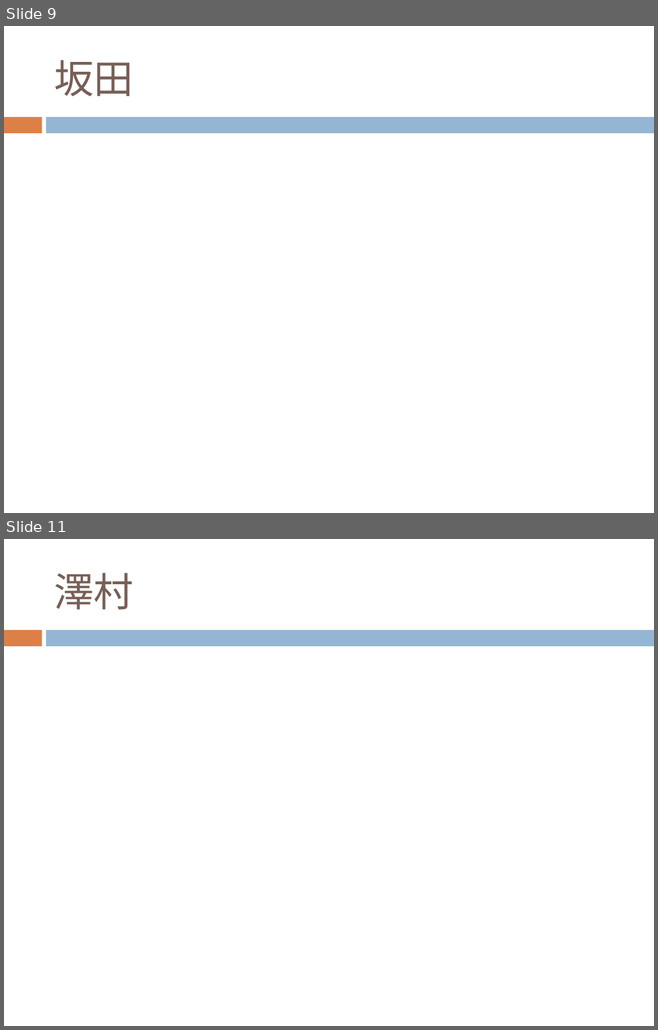
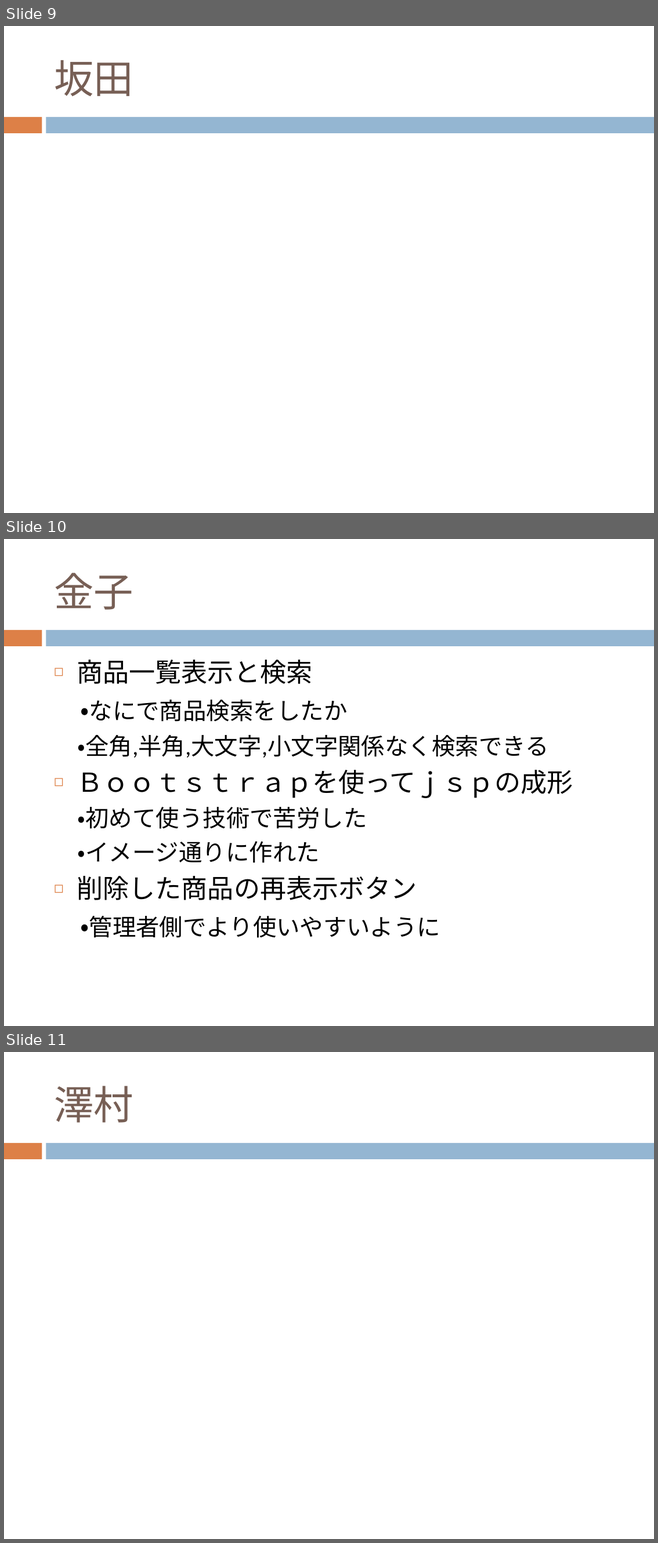
Before and after one commit to chocomegane/springC, a slide deck: document/ECサイト.pptx. Shown one above the other, each under a label of ours: slides 9 and 11 before the commit, slides 9, 10 and 11 after it; the slides between them are not shown. The pictures are 658x1030 and 658x1543 pixels, drawn with LibreOffice and Linux fonts; fonts in the diff are those of the drawing. Boxes give left, top, right and bottom in pixels: in the first picture for what was removed or moved away, otherwise in the second. Text is boxed around its words. In the diff, an @@ line names an element or a change of style, - is before the commit and + after.

```diff
--- a/document/ECサイト.pptx
+++ b/document/ECサイト.pptx
@@ slide 10 added at (4,539,654,1026), background #FFFFFF; not listed: 2 template elements that a slide beside it also shows @@
@@ title added at (54,573,133,610), 44 pt, text #775F55 @@
+金子
@@ text added at (76,660,572,938), 26 pt, text #000000 @@
+◻ 商品一覧表示と検索
+・なにで商品検索をしたか
+・全角,半角,大文字,小文字関係なく検索できる
+◻ Ｂｏｏｔｓｔｒａｐを使ってｊｓｐの成形
+・初めて使う技術で苦労した
+・イメージ通りに作れた
+◻ 削除した商品の再表示ボタン
+・管理者側でより使いやすいように
```
Also in this commit, not shown: 1 slide removed, 3 other files.
